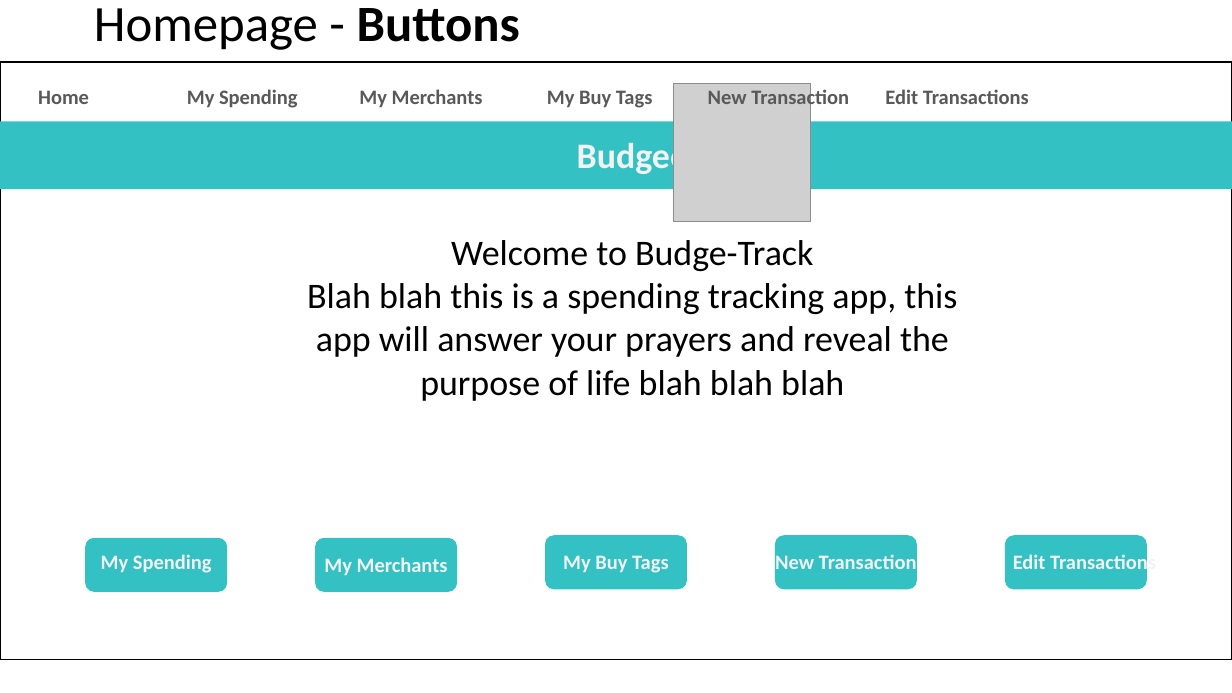
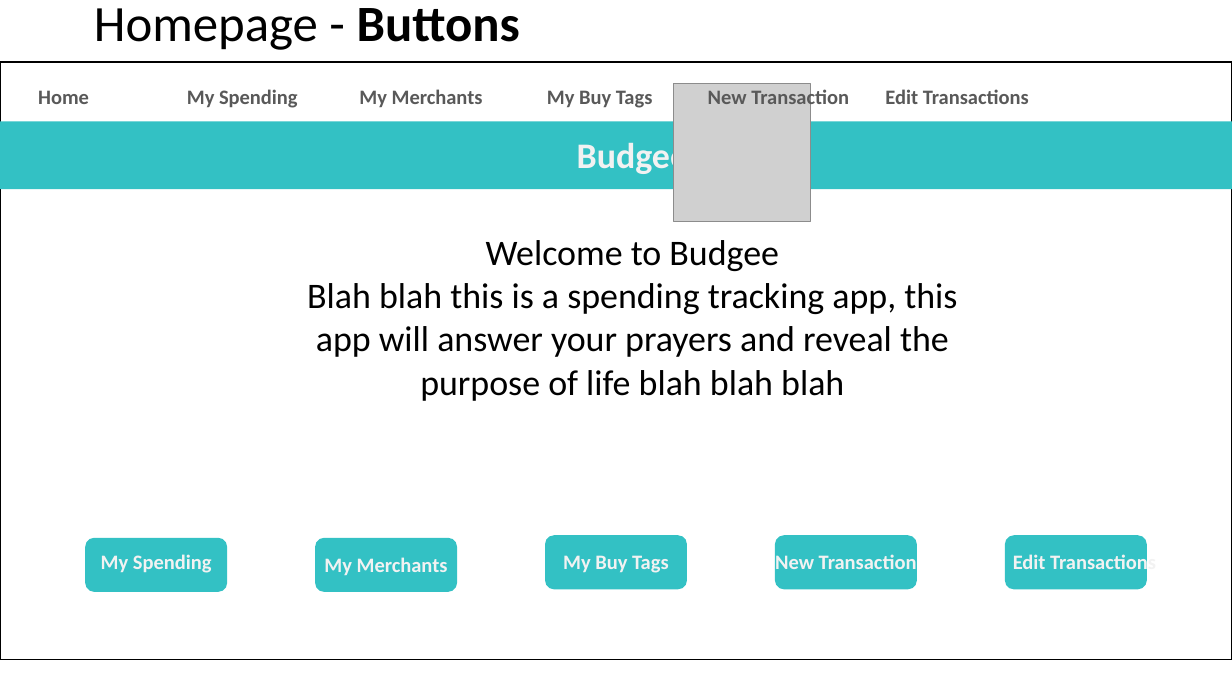
Before and after one commit to catf62/Budgee, a slide deck: slide 10 of Plans_Project_Management/Budget_App_Plan_08Nov2018.pptx (slide 2 before the commit). Drawn at 1232x693 pixels with LibreOffice and Linux fonts; fonts in the diff are those of the drawing; grey boxes stand for pictures. Boxes give left, top, right and bottom in pixels: in the first picture for what was removed or moved away, otherwise in the second. Text is boxed around its words. In the diff, an @@ line names an element or a change of style, - is before the commit and + after.

```diff
--- a/Plans_Project_Management/Budget_App_Plan_08Nov2018.pptx
+++ b/Plans_Project_Management/Budget_App_Plan_08Nov2018.pptx
@@ text at bbox=[486, 240, 779, 271]: text changed @@
-Welcome to Budge-Track
+Welcome to Budgee
```
Also in this commit, not shown: 4 slides added, 4 other files.
